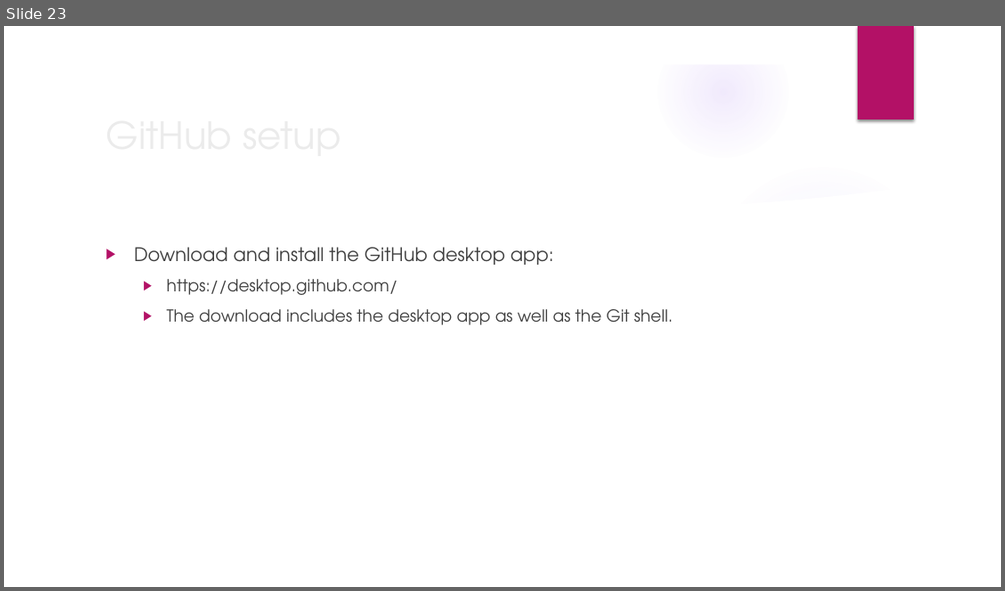
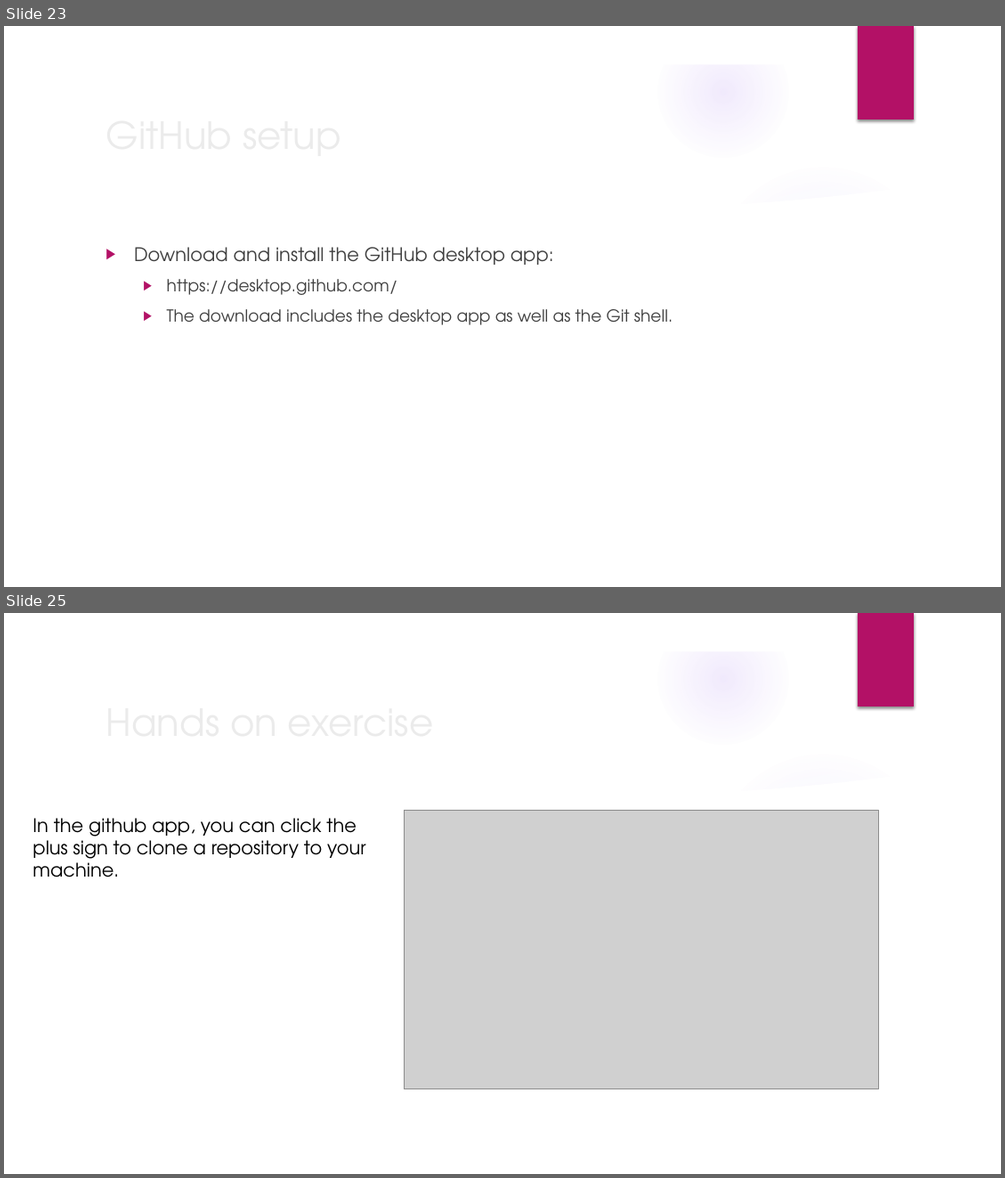
Before and after one commit to cdobos/git_session, a slide deck: Intro to git.pptx. Shown one above the other, each under a label of ours: slide 23 before the commit, slides 23 and 25 after it; the slides between them are not shown. The pictures are 1005x591 and 1005x1178 pixels, drawn with LibreOffice and Linux fonts; fonts in the diff are those of the drawing; grey boxes stand for pictures; background and template pictures are left out. Boxes give left, top, right and bottom in pixels: in the first picture for what was removed or moved away, otherwise in the second. Text is boxed around its words. In the diff, an @@ line names an element or a change of style, - is before the commit and + after.

Commit message:
added instructions for hands on practice

```diff
--- a/Intro to git.pptx
+++ b/Intro to git.pptx
@@ slide 25 added at <box>4,613,1001,1174</box>, background picture (left out); not listed: 9 template elements that a slide beside it also shows @@
@@ title added at <box>98,692,815,750</box>, 36 pt, text #EBEBEB @@
+Hands on exercise
@@ text added at <box>32,818,366,877</box>, 18 pt, text #000000 @@
+In the github app, you can click the plus sign to clone a repository to your machine.
@@ picture added at <box>404,810,879,1089</box> @@
```
Also in this commit, not shown: 2 other slides added.
